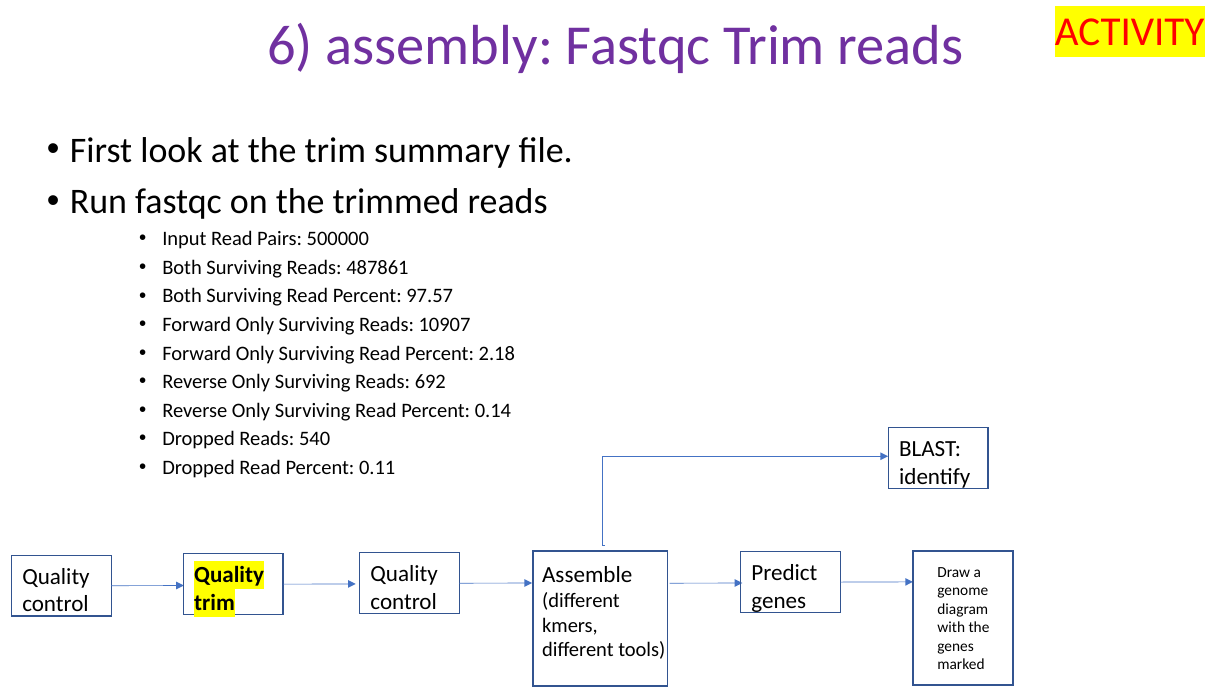
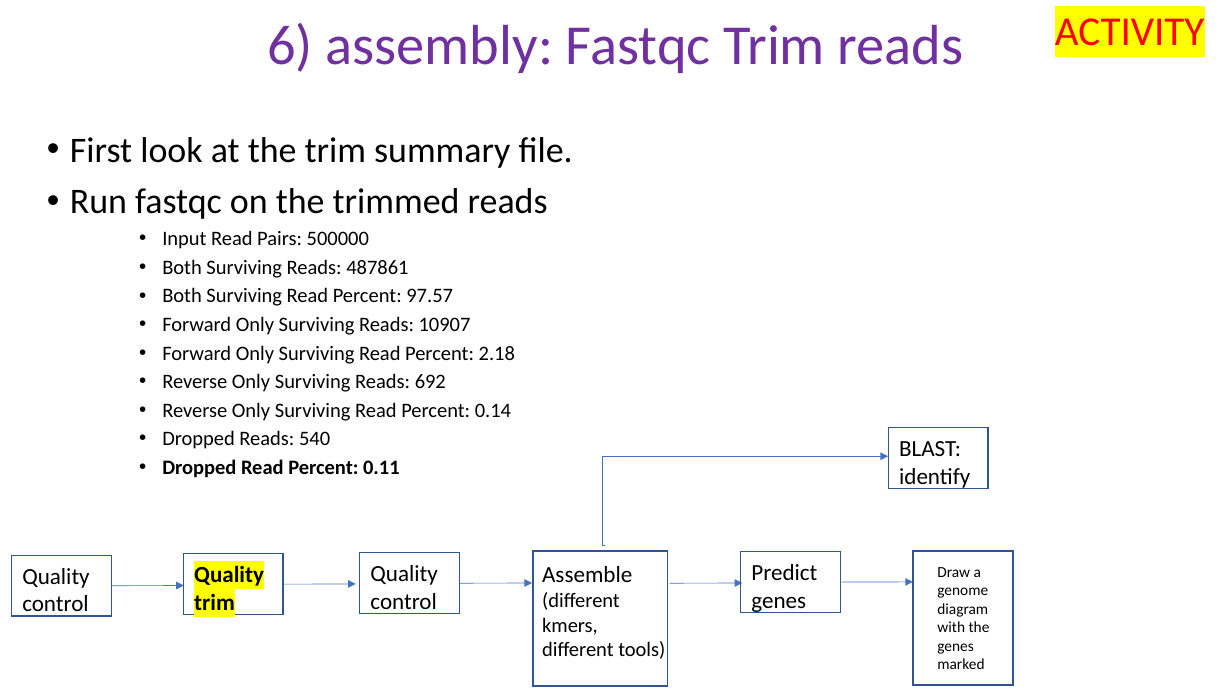
Before and after one commit to peterthorpe5/genome_assembly_workshop, a slide deck: slide 12 of powerpoint/6_assembly.pptx (slide 10 before the commit). Drawn at 1232x693 pixels with LibreOffice and Linux fonts; fonts in the diff are those of the drawing. Boxes give left, top, right and bottom in pixels: in the first picture for what was removed or moved away, otherwise in the second. Text is boxed around its words. In the diff, an @@ line names an element or a change of style, - is before the commit and + after.

```diff
--- a/powerpoint/6_assembly.pptx
+++ b/powerpoint/6_assembly.pptx
@@ text at (x1=162, y1=459, x2=400, y2=478): bold on in "Dropped Read Percent: 0.11" @@
```
Also in this commit, not shown: 12 other slides changed, 8 slides added.
